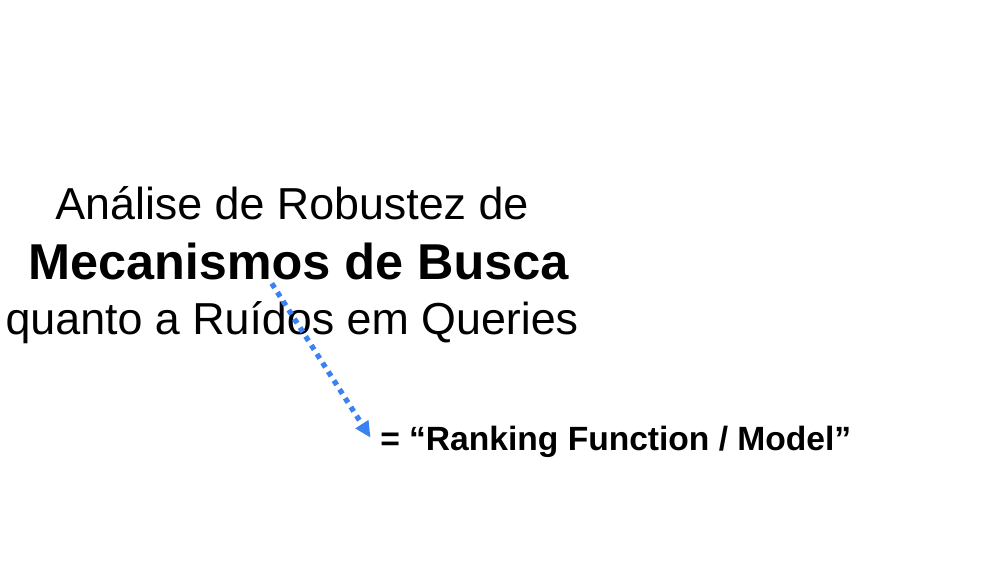
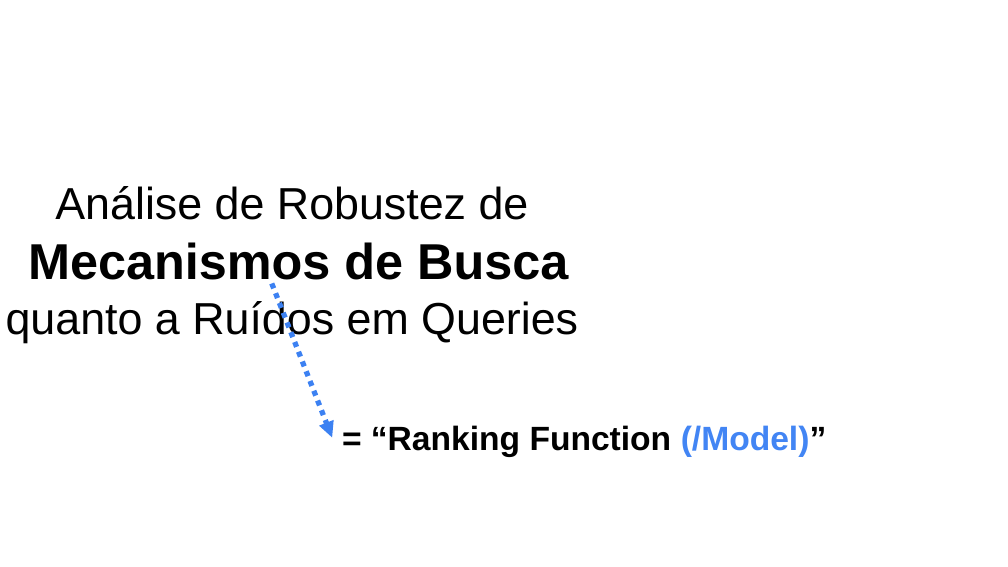
Before and after one commit to leonardo3108/robustez-query, a slide deck: slide 23 of docs/presentations/Apresentação 3 - 20211124.pptx (slide 22 before the commit). Drawn at 1008x567 pixels with LibreOffice and Linux fonts; fonts in the diff are those of the drawing. Boxes give left, top, right and bottom in pixels: in the first picture for what was removed or moved away, otherwise in the second. Text is boxed around its words. In the diff, an @@ line names an element or a change of style, - is before the commit and + after.

```diff
--- a/docs/presentations/Apresentação 3 - 20211124.pptx
+++ b/docs/presentations/Apresentação 3 - 20211124.pptx
@@ arrow moved from (272, 283) - (370, 437) to (272, 283) - (332, 437) @@
@@ text at <box>371,425,827,457</box>: text changed @@
-= “Ranking Function / Model”
+= “Ranking Function (/Model)”
```
Also in this commit, not shown: 1 other slide changed, 1 slide added.
